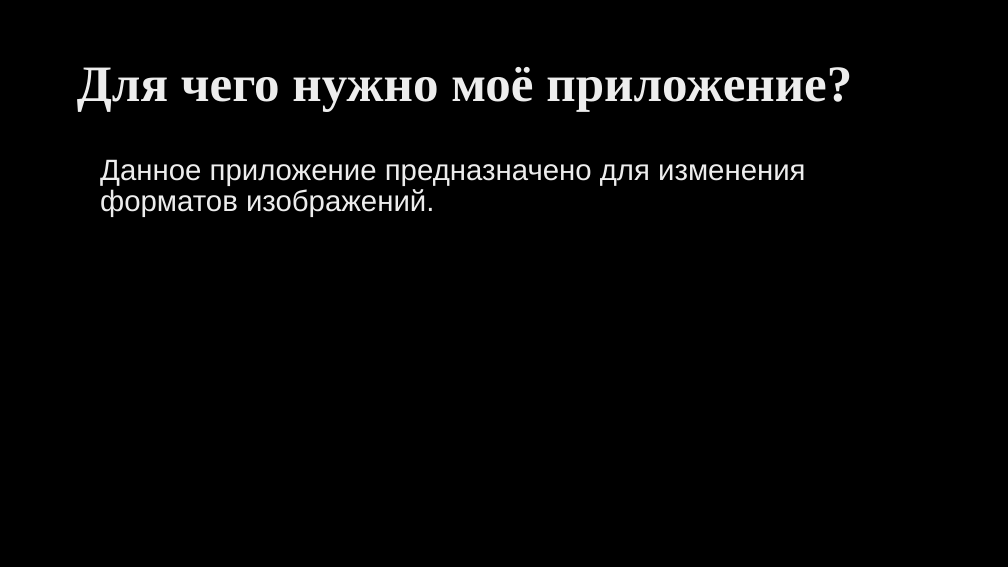
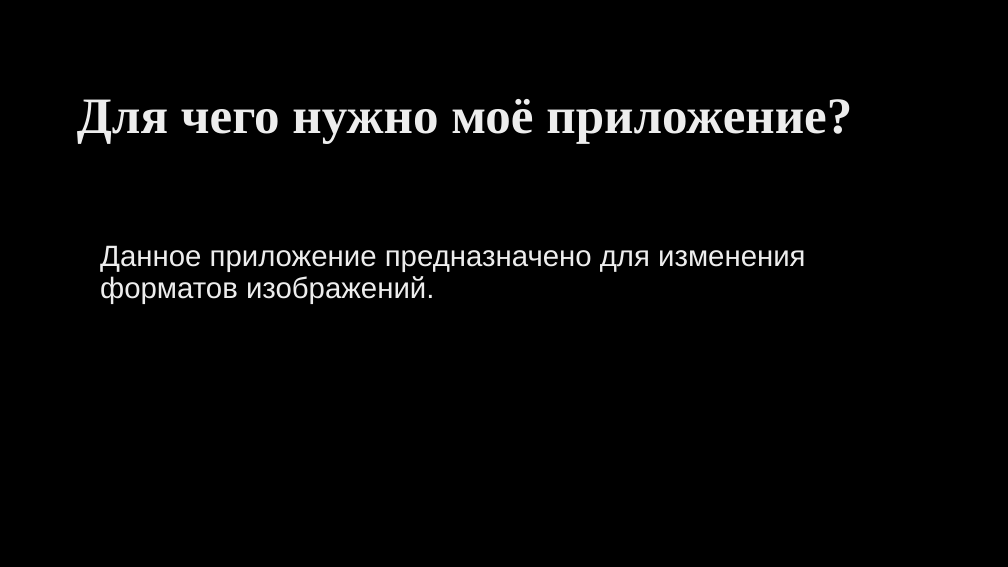
Before and after one commit to Concroach/Converter, a slide deck: slide 2 of Презентация Конвертер форматов изображений.pptx. Drawn at 1008x567 pixels with LibreOffice and Linux fonts; fonts in the diff are those of the drawing; background and template pictures are left out. Boxes give left, top, right and bottom in pixels: in the first picture for what was removed or moved away, otherwise in the second. Text is boxed around its words. In the diff, an @@ line names an element or a change of style, - is before the commit and + after.

```diff
--- a/Презентация Конвертер форматов изображений.pptx
+++ b/Презентация Конвертер форматов изображений.pptx
@@ title "Для чего нужно моё приложение?": place and size @@
-title "Для чего нужно моё приложение?" at (77,67,852,112)
+title "Для чего нужно моё приложение?" at (77,99,852,144)
@@ title "Для чего нужно моё приложение?" at (77,99,852,144): text colour gradient #DEDEDE to #EDEDED to #FFFFFF to gradient #BFBFBF to #EDEDED to #FFFFFF @@
@@ text "Данное приложение предназначено для изменения ..." at (100,245,805,304): text colour gradient #DEDEDE to #EDEDED to #FFFFFF to gradient #BFBFBF to #EDEDED to #FFFFFF @@
@@ text "Данное приложение предназначено для изменения ...": place and size @@
-text "Данное приложение предназначено для изменения ..." at (100,159,805,217)
+text "Данное приложение предназначено для изменения ..." at (100,245,805,304)
```
Also in this commit, not shown: 3 other slides changed, 2 slides added, 2 slides removed.
